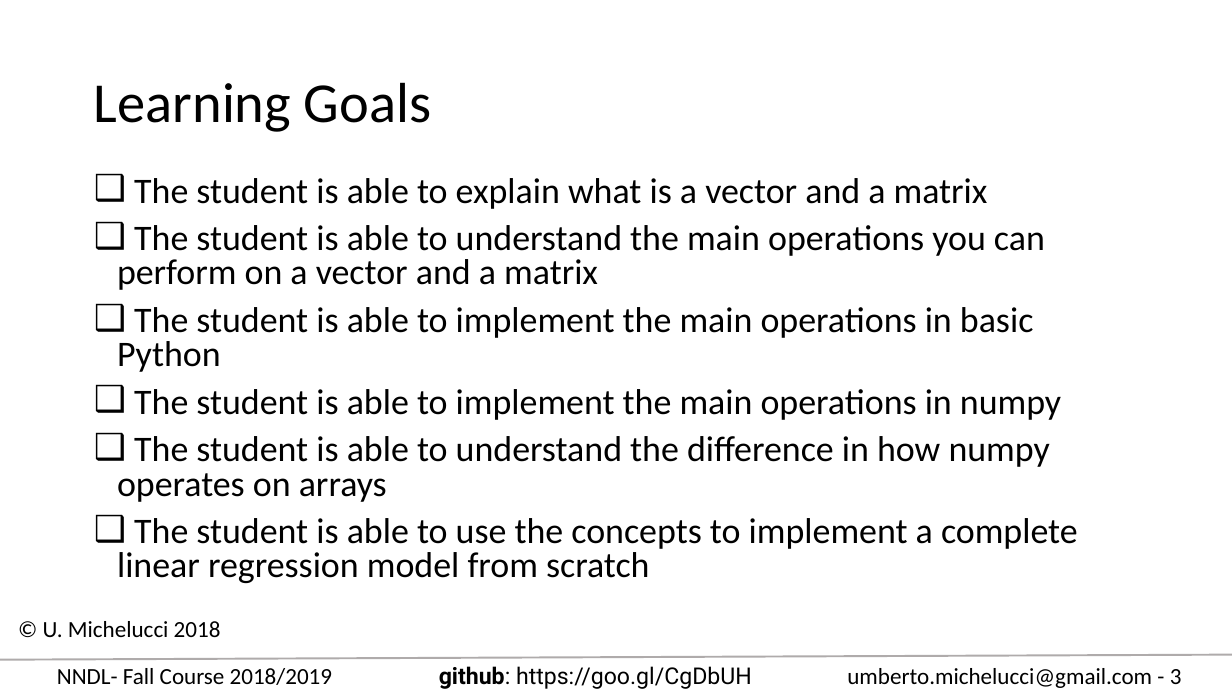
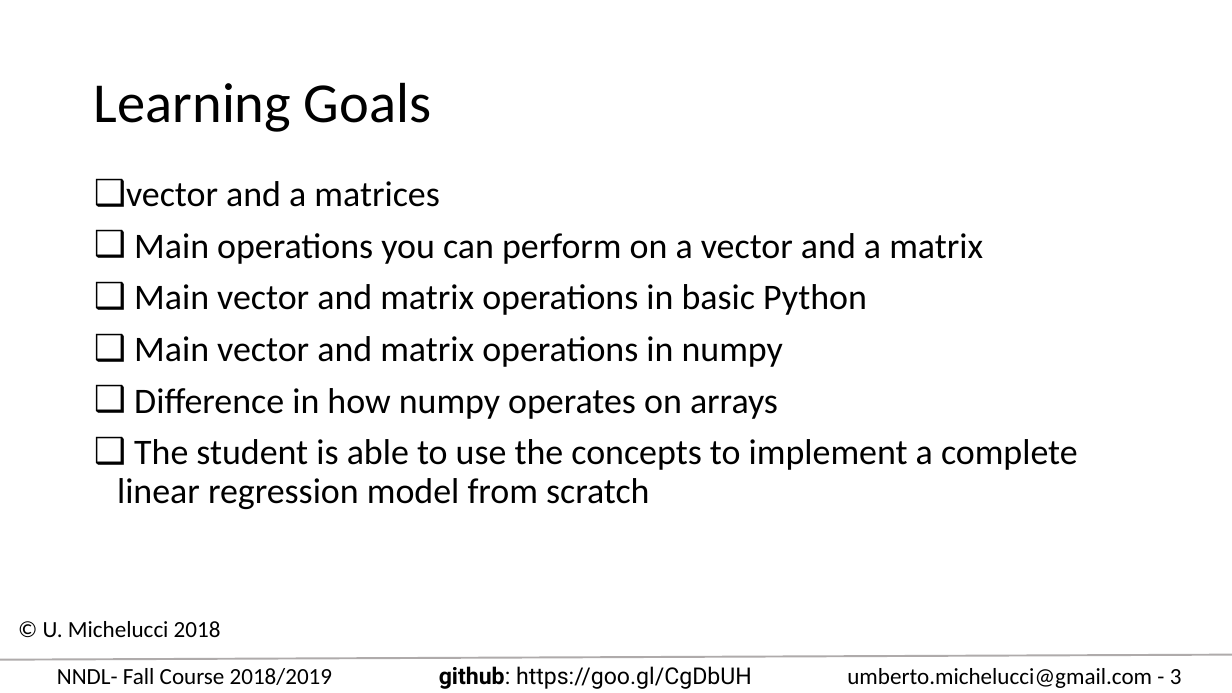
Before and after one commit to toelt-llc/COURSE-zhaw-dlcourse-spring2019, a slide deck: slide 3 of Learning_goals_overview.pptx. Drawn at 1232x693 pixels with LibreOffice and Linux fonts; fonts in the diff are those of the drawing. Boxes give left, top, right and bottom in pixels: in the first picture for what was removed or moved away, otherwise in the second. Text is boxed around its words. In the diff, an @@ line names an element or a change of style, - is before the commit and + after.

Commit message:
Updated the learning goals.

```diff
--- a/Learning_goals_overview.pptx
+++ b/Learning_goals_overview.pptx
@@ text at box(126, 181, 983, 419): text changed @@
-❑ The student is able to explain what is a vector and a matrix
-❑ The student is able to understand the main operations you can perform on a vector and a matrix
-❑ The student is able to implement the main operations in basic Python
-❑ The student is able to implement the main operations in numpy
-❑ The student is able to understand the difference in how numpy operates on arrays
+❑ vector and a matrices
+❑ Main operations you can perform on a vector and a matrix
+❑ Main vector and matrix operations in basic Python
+❑ Main vector and matrix operations in numpy
+❑ Difference in how numpy operates on arrays
@@ text at box(117, 439, 1078, 509): line spacing 0.8 to 0.9 @@
```
Also in this commit, not shown: 1 other slide changed.
